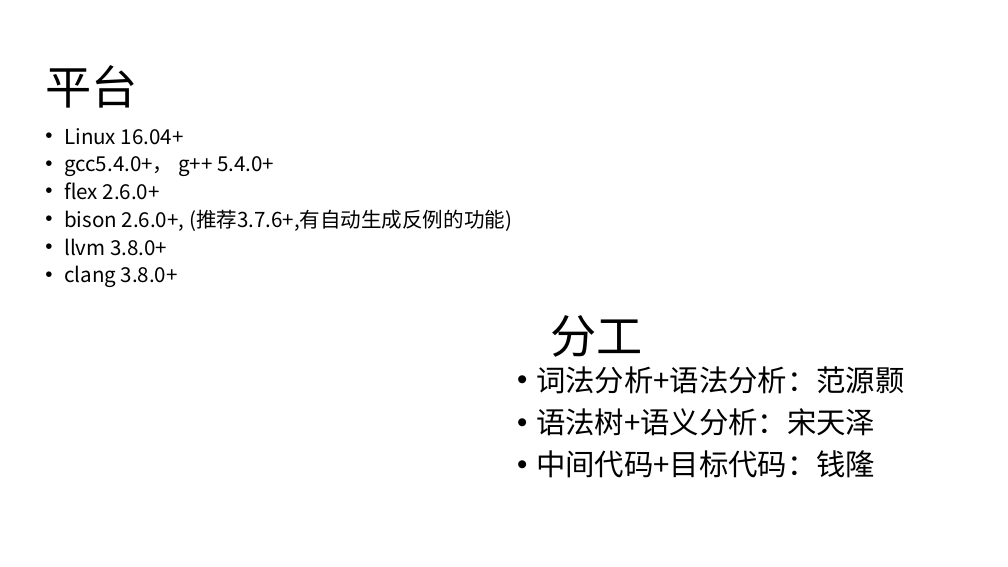
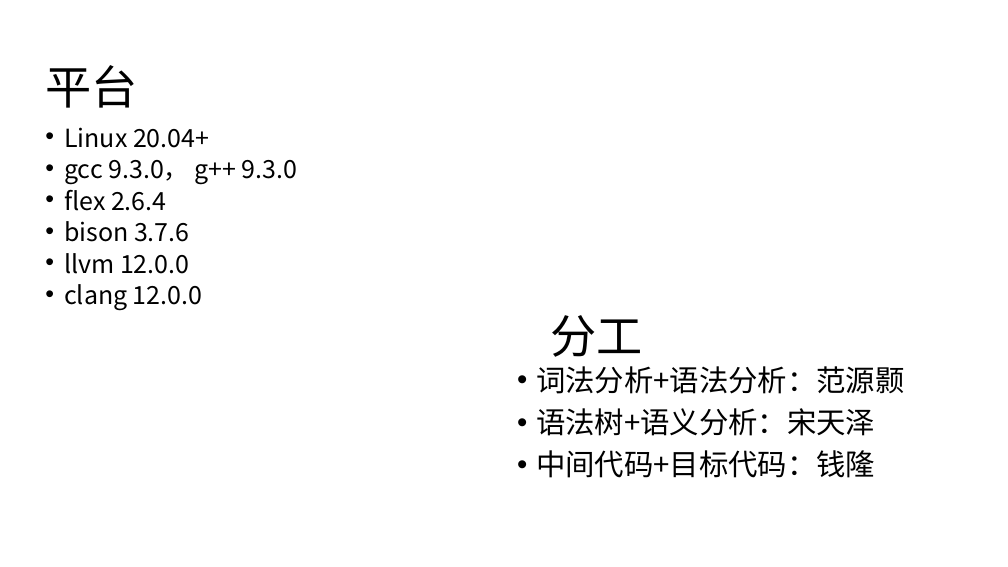
Before and after one commit to acnq/cmplPrcpProject, a slide deck: slide 3 of pre_groupX.pptx. Drawn at 1008x567 pixels with LibreOffice and Linux fonts; fonts in the diff are those of the drawing. Boxes give left, top, right and bottom in pixels: in the first picture for what was removed or moved away, otherwise in the second. Text is boxed around its words. In the diff, an @@ line names an element or a change of style, - is before the commit and + after.

```diff
--- a/pre_groupX.pptx
+++ b/pre_groupX.pptx
@@ background #CCE8CF to #FFFFFF @@
@@ text at <box>64,127,298,311</box>: text changed; size 19.6 to 23.8 pt @@
-• Linux 16.04+
-• gcc5.4.0+， g++ 5.4.0+
-• flex 2.6.0+
-• bison 2.6.0+, (推荐3.7.6+,有自动生成反例的功能)
-• llvm 3.8.0+
-• clang 3.8.0+
+• Linux 20.04+
+• gcc 9.3.0， g++ 9.3.0
+• flex 2.6.4
+• bison 3.7.6
+• llvm 12.0.0
+• clang 12.0.0
```
Also in this commit, not shown: 29 other slides changed, 3 slides added, 34 slides removed, 1 other file.
